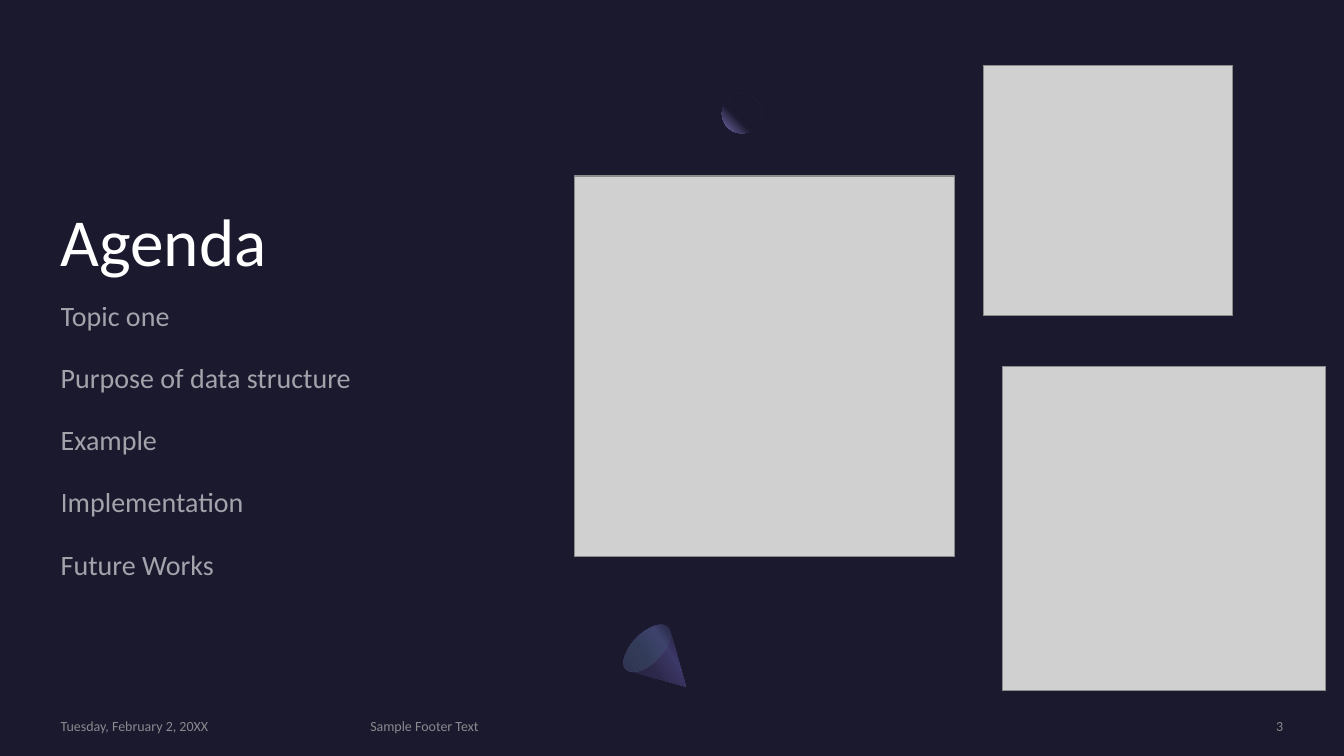
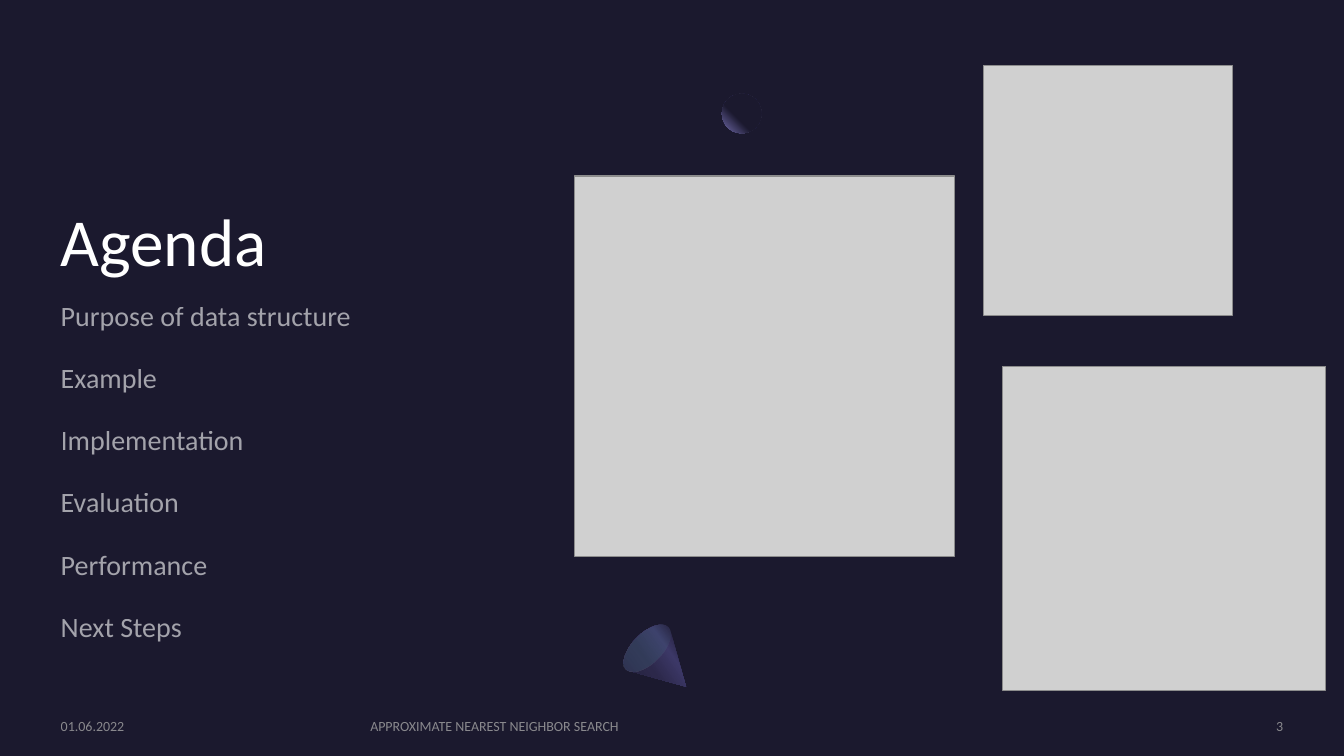
Before and after one commit to Ra0R/approximate-nearest-neighbor, a slide deck: slide 3 of presentation.pptx. Drawn at 1344x756 pixels with LibreOffice and Linux fonts; fonts in the diff are those of the drawing; grey boxes stand for pictures. Boxes give left, top, right and bottom in pixels: in the first picture for what was removed or moved away, otherwise in the second. Text is boxed around its words. In the diff, an @@ line names an element or a change of style, - is before the commit and + after.

```diff
--- a/presentation.pptx
+++ b/presentation.pptx
@@ text at (61, 307, 169, 331): paragraph removed @@
-Topic one
@@ text at (61, 493, 208, 642): text changed @@
-Future Works
+Evaluation
+Performance
+Next Steps
@@ text at (61, 722, 125, 731): text changed @@
-Tuesday, February 2, 20XX
+01.06.2022
@@ text at (370, 722, 619, 731): text changed @@
-Sample Footer Text
+APPROXIMATE NEAREST NEIGHBOR SEARCH
```
Also in this commit, not shown: 12 other slides changed, 1 slide added, 1 slide removed, 2 other files.
